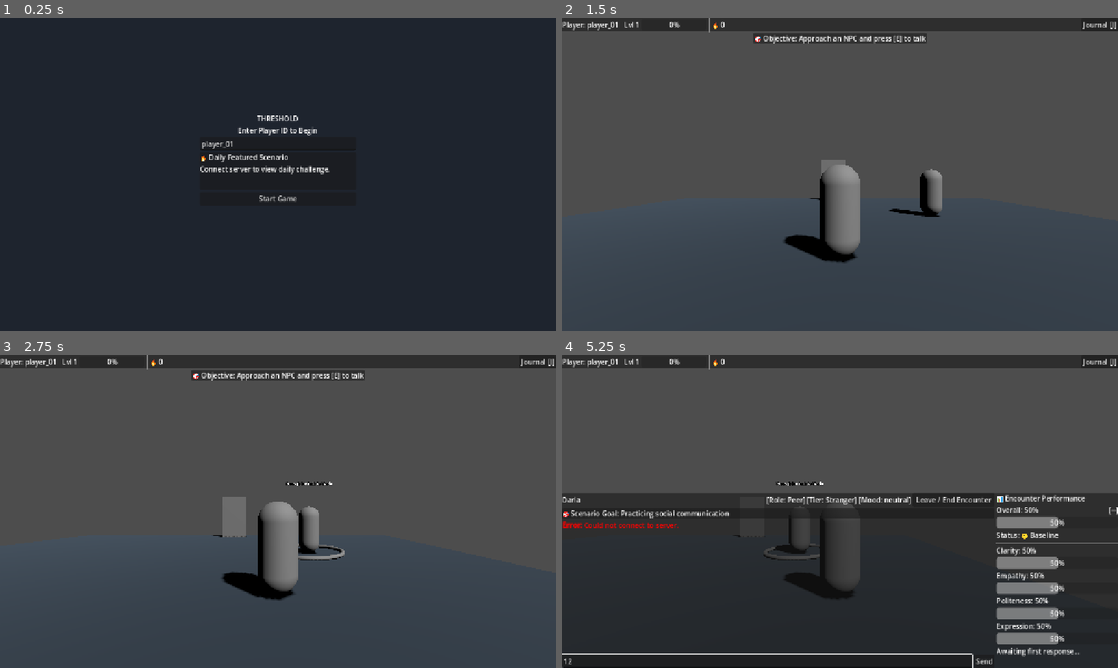
Above: before the commit, frames 1-4 (two rows, left to right).
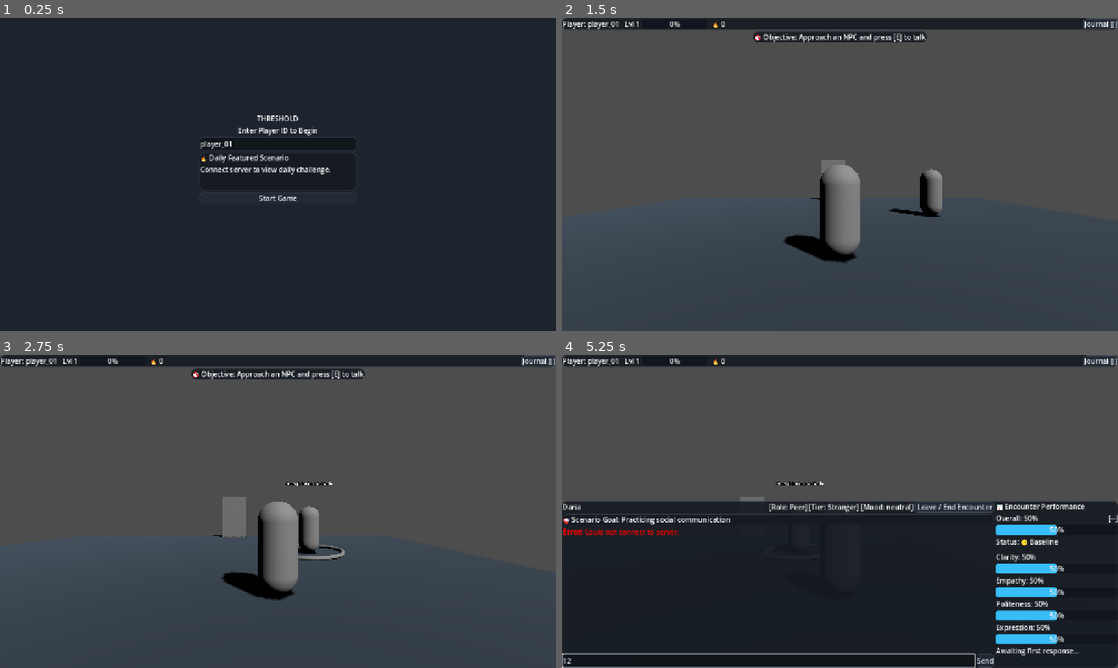
Above: after the commit, the same moments.

Repository: ahmad-ovh/THRESHOLD
Game: Godot game, scene res://scenes/main_menu/MainMenu.tscn
Same seed, same stepped clock (60 frames per second), same inputs: the game is played once before the commit and once after it.
Inputs (mouse positions are in pixels of both pictures, inside the frame that each line leads up to):
- Up to frame 1 (0.25 s): no input
- Up to frame 2 (1.5 s): click "Start Game" at 0.5 s; tap E (interact) at 1.25 s; move the mouse to (962, 158) at 1.27 s; hold D (move_right) from 1.28 s (still down); hold E (interact) from 1.28 s (still down); click (962, 158) at 1.42 s
- Up to frame 3 (2.75 s): release D (move_right) at 2 s; release E (interact) at 2 s; drag from (166, 527) to (250, 574) at 2.02 s
- Up to frame 4 (5.25 s): click "Journal [J]" at 2.75 s; click "X" at 3.5 s; tap E (interact) at 4.25 s; move the mouse to (895, 442) at 4.27 s; hold D (move_right) 4.28-5 s; hold J (toggle_journal) 4.28-5 s; click (767, 661) at 5.02 s; type "12" at 5.1 s

The runs differ from the first frame. In frame 1, 0.8% of the frame differs, in the area x 36-64%, y 38-60%; in frame 2, 1.4%; in frame 3, 1.4%; in frame 4, 13%, in the area x 0-100%, y 0-100%.

Commit message:
feat: polish client UI aesthetics with glassmorphic dark theme, custom panel styles, and scale pop-in animations

Diff:
--- a/client/project.godot
+++ b/client/project.godot
@@ -24,6 +24,10 @@
 PlayerStore="*res://singletons/PlayerStore.gd"
 ApiClient="*res://singletons/ApiClient.gd"
 EncounterManager="*res://singletons/EncounterManager.gd"
+
+[gui]
+
+theme/custom="res://resources/theme/main_theme.tres"
 
 [display]
 
--- /dev/null
+++ b/client/resources/theme/main_theme.tres
@@ -0,0 +1,87 @@
+[gd_resource type="Theme" load_steps=8 format=3]
+
+[sub_resource type="StyleBoxFlat" id="StyleBoxFlat_panel"]
+bg_color = Color(0.086, 0.105, 0.133, 0.92)
+border_width_left = 1
+border_width_top = 1
+border_width_right = 1
+border_width_bottom = 1
+border_color = Color(0.188, 0.212, 0.239, 1)
+corner_radius_top_left = 10
+corner_radius_top_right = 10
+corner_radius_bottom_right = 10
+corner_radius_bottom_left = 10
+
+[sub_resource type="StyleBoxFlat" id="StyleBoxFlat_button_normal"]
+bg_color = Color(0.137, 0.165, 0.208, 1)
+border_width_left = 1
+border_width_top = 1
+border_width_right = 1
+border_width_bottom = 1
+border_color = Color(0.247, 0.286, 0.337, 1)
+corner_radius_top_left = 6
+corner_radius_top_right = 6
+corner_radius_bottom_right = 6
+corner_radius_bottom_left = 6
+
+[sub_resource type="StyleBoxFlat" id="StyleBoxFlat_button_hover"]
+bg_color = Color(0.18, 0.22, 0.29, 1)
+border_width_left = 1
+border_width_top = 1
+border_width_right = 1
+border_width_bottom = 1
+border_color = Color(0.22, 0.74, 0.97, 1)
+corner_radius_top_left = 6
+corner_radius_top_right = 6
+corner_radius_bottom_right = 6
+corner_radius_bottom_left = 6
+
+[sub_resource type="StyleBoxFlat" id="StyleBoxFlat_button_pressed"]
+bg_color = Color(0.1, 0.13, 0.18, 1)
+border_width_left = 1
+border_width_top = 1
+border_width_right = 1
+border_width_bottom = 1
+border_color = Color(0.15, 0.55, 0.75, 1)
+corner_radius_top_left = 6
+corner_radius_top_right = 6
+corner_radius_bottom_right = 6
+corner_radius_bottom_left = 6
+
+[sub_resource type="StyleBoxFlat" id="StyleBoxFlat_lineedit"]
+bg_color = Color(0.06, 0.08, 0.1, 0.9)
+border_width_left = 1
+border_width_top = 1
+border_width_right = 1
+border_width_bottom = 1
+border_color = Color(0.2, 0.25, 0.32, 1)
+corner_radius_top_left = 6
+corner_radius_top_right = 6
+corner_radius_bottom_right = 6
+corner_radius_bottom_left = 6
+
+[sub_resource type="StyleBoxFlat" id="StyleBoxFlat_progressbar_bg"]
+bg_color = Color(0.06, 0.08, 0.11, 0.8)
+corner_radius_top_left = 4
+corner_radius_top_right = 4
+corner_radius_bottom_right = 4
+corner_radius_bottom_left = 4
+
+[sub_resource type="StyleBoxFlat" id="StyleBoxFlat_progressbar_fill"]
+bg_color = Color(0.22, 0.74, 0.97, 1)
+corner_radius_top_left = 4
+corner_radius_top_right = 4
+corner_radius_bottom_right = 4
+corner_radius_bottom_left = 4
+
+[resource]
+Button/colors/font_color = Color(0.9, 0.93, 0.96, 1)
+Button/colors/font_hover_color = Color(1, 1, 1, 1)
+Button/styles/hover = SubResource("StyleBoxFlat_button_hover")
+Button/styles/normal = SubResource("StyleBoxFlat_button_normal")
+Button/styles/pressed = SubResource("StyleBoxFlat_button_pressed")
+LineEdit/colors/font_color = Color(0.95, 0.96, 0.98, 1)
+LineEdit/styles/normal = SubResource("StyleBoxFlat_lineedit")
+PanelContainer/styles/panel = SubResource("StyleBoxFlat_panel")
+ProgressBar/styles/background = SubResource("StyleBoxFlat_progressbar_bg")
+ProgressBar/styles/fill = SubResource("StyleBoxFlat_progressbar_fill")
--- a/client/scenes/ui/OverviewModal.gd
+++ b/client/scenes/ui/OverviewModal.gd
@@ -1,6 +1,7 @@
 # res://scenes/ui/OverviewModal.gd
 extends CanvasLayer
 
+@onready var panel_container: PanelContainer = $PanelContainer
 @onready var title_label: Label = $PanelContainer/VBoxContainer/TitleLabel
 @onready var outcome_badge: Label = $PanelContainer/VBoxContainer/OutcomeBadge
 @onready var narrative_text: RichTextLabel = $PanelContainer/VBoxContainer/NarrativeText
@@ -18,6 +19,12 @@
 
 func show_settlement(end_data: Dictionary, level_data: Dictionary = {}) -> void:
 	visible = true
+
+	# Smooth Scale Pop-In Micro-Animation
+	panel_container.scale = Vector2(0.8, 0.8)
+	panel_container.pivot_offset = panel_container.size / 2.0
+	var pop_tween = create_tween().set_trans(Tween.TRANS_BACK).set_ease(Tween.EASE_OUT)
+	pop_tween.tween_property(panel_container, "scale", Vector2.ONE, 0.35)
 
 	var summary = end_data.get("encounter_summary") if end_data.has("encounter_summary") and end_data["encounter_summary"] != null else {}
 	var perf_val = summary.get("performance_outcome", "NEUTRAL") if summary.has("performance_outcome") and summary["performance_outcome"] != null else "NEUTRAL"
Not shown, added: client/singletons/AudioManager.gd.uid
